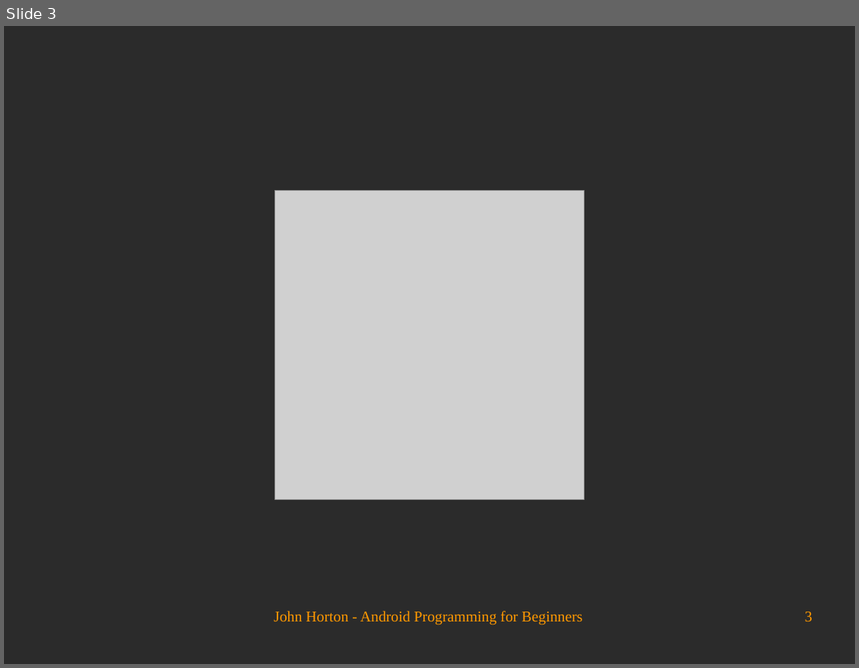
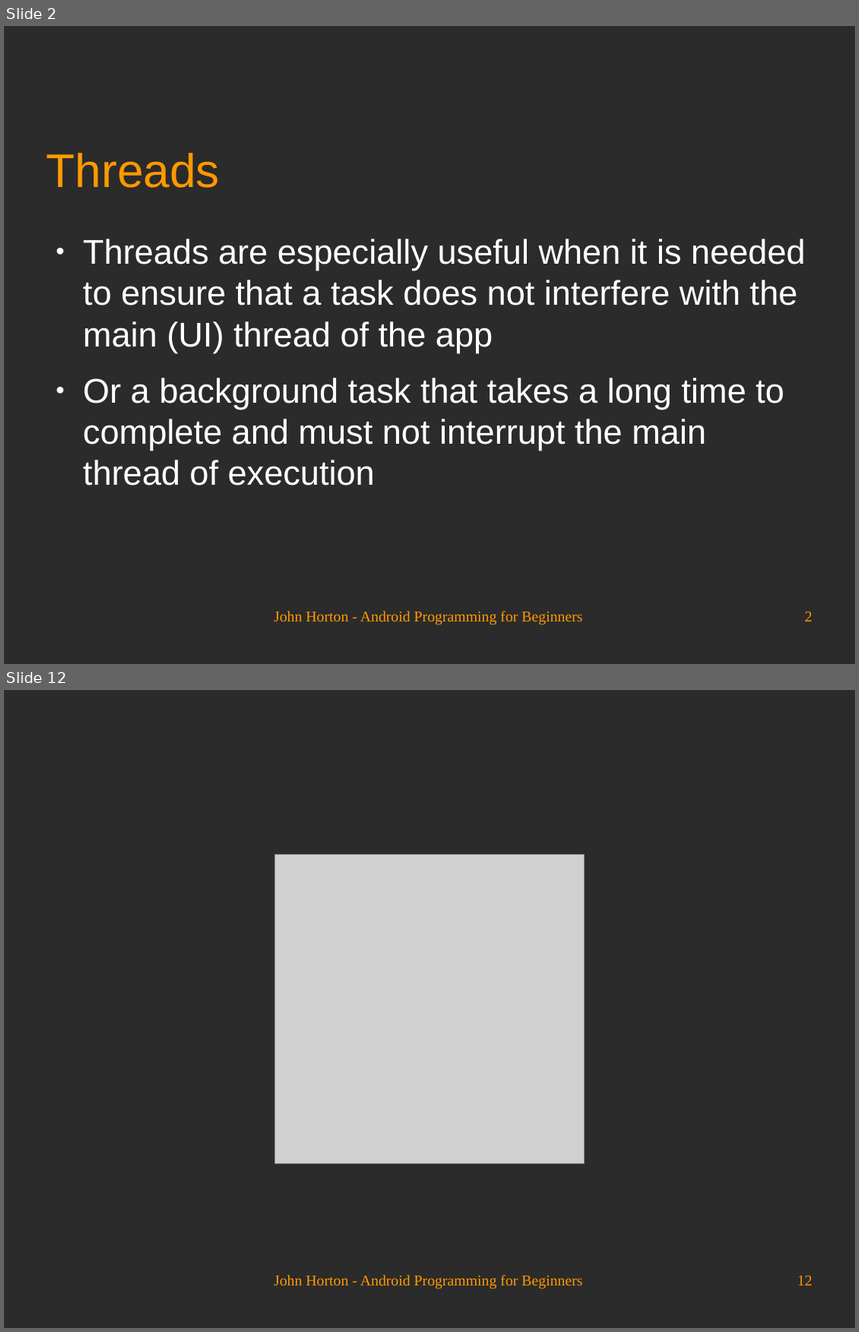
Before and after one commit to Academy-Soft-Intellect/Android-Programming-for-Beginners, a slide deck: 28_Threads_Touches_Drawing_and_a_Simple_Game.odp. Shown one above the other, each under a label of ours: slide 3 before the commit, slides 2 and 12 after it; the slides between them are not shown. The pictures are 859x668 and 859x1332 pixels, drawn with LibreOffice and Linux fonts; fonts in the diff are those of the drawing; grey boxes stand for pictures; background and template pictures are left out; a plain dark background stands for a picture behind light text. Boxes give left, top, right and bottom in pixels: in the first picture for what was removed or moved away, otherwise in the second. Text is boxed around its words. In the diff, an @@ line names an element or a change of style, - is before the commit and + after.

```diff
--- a/28_Threads_Touches_Drawing_and_a_Simple_Game.odp
+++ b/28_Threads_Touches_Drawing_and_a_Simple_Game.odp
@@ slide 2 added at [4, 26, 855, 664], background picture (left out) @@
@@ title added at [47, 153, 220, 188], 44 pt, text #FF9900 @@
+Threads
@@ text added at [83, 239, 806, 486], 32 pt, text #FFFFFF @@
+● Threads are especially useful when it is needed to ensure that a task does not interfere with the main (UI) thread of the app
+● Or a background task that takes a long time to complete and must not interrupt the main thread of execution
@@ text added at [274, 611, 582, 626], 14 pt, text #FF9900 @@
+John Horton - Android Programming for Beginners
@@ page number added at [805, 612, 813, 622], 14 pt, text #FF9900 @@
+2
@@ what was slide 3 is now slide 12 @@
@@ page number at [797, 1276, 813, 1286]: text changed @@
-3
+12
```
Also in this commit, not shown: 2 slides changed, 8 other slides added.
